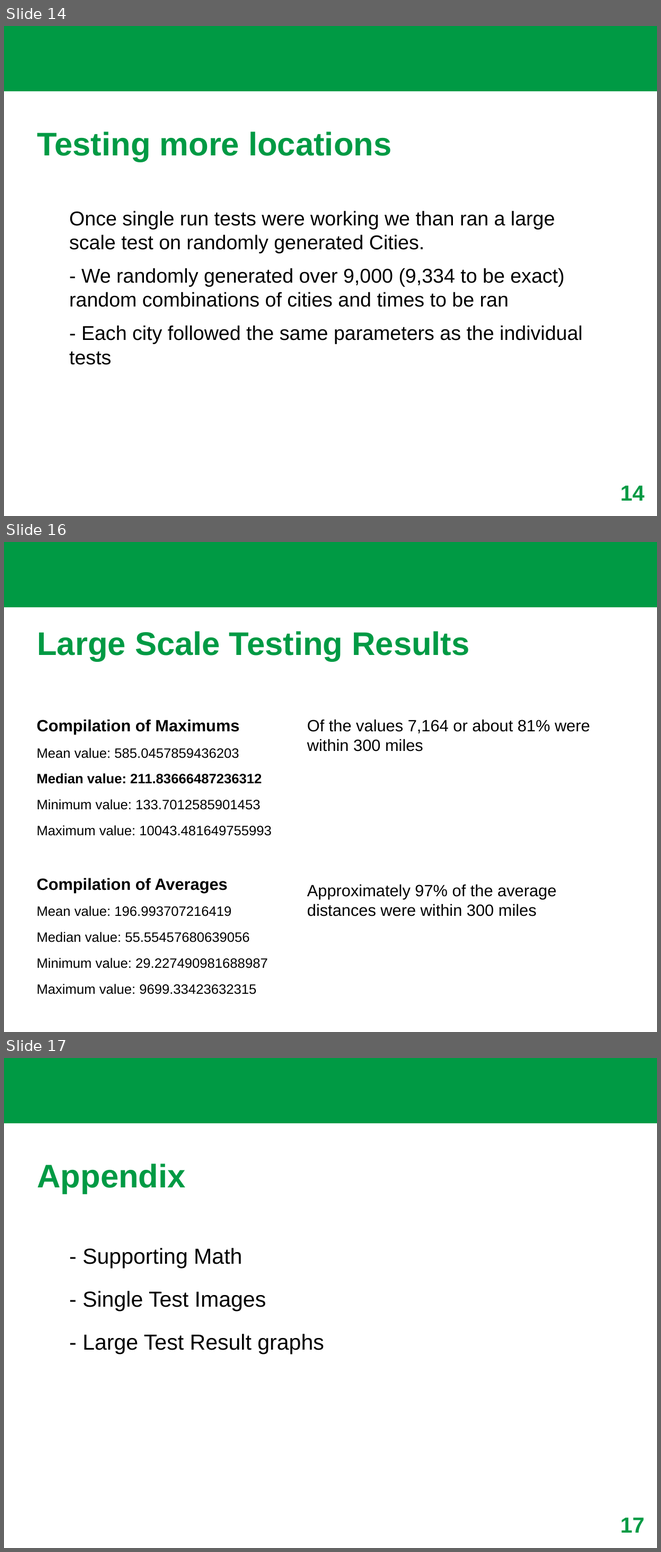
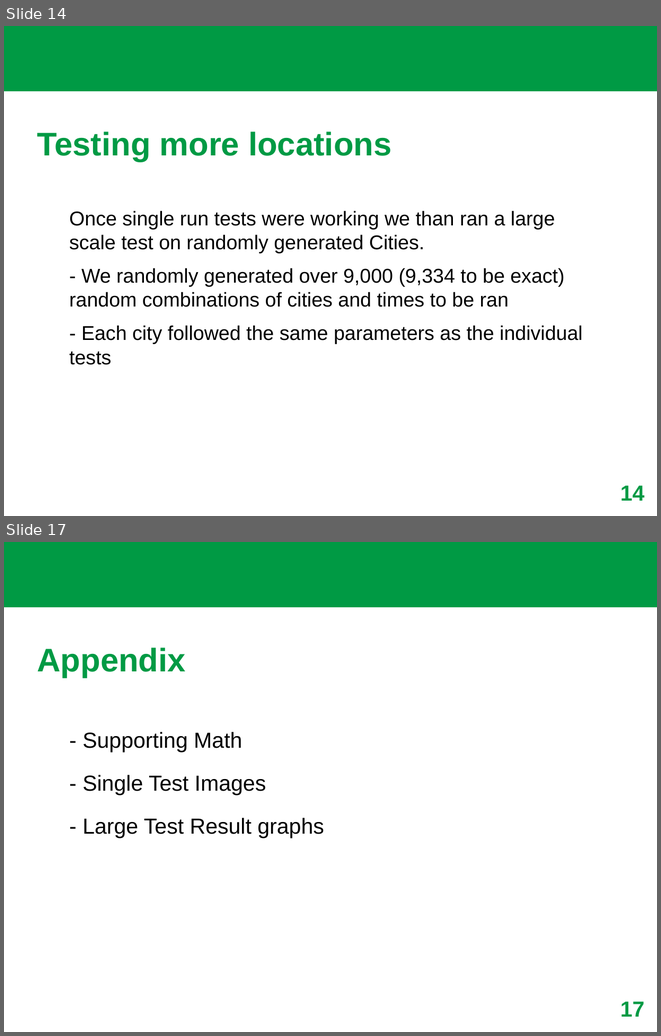
Before and after one commit to brownjordan317/sun_based_localization, a slide deck: Sun_check_algorithm/sun_based_loacalization.pptx. Shown one above the other, each under a label of ours: slides 14, 16 and 17 before the commit, slides 14 and 17 after it; the slides between them are not shown. The pictures are 661x1552 and 661x1036 pixels, drawn with LibreOffice and Linux fonts; fonts in the diff are those of the drawing; background and template pictures are left out. Boxes give left, top, right and bottom in pixels: in the first picture for what was removed or moved away, otherwise in the second. Text is boxed around its words. In the diff, an @@ line names an element or a change of style, - is before the commit and + after.

```diff
--- a/Sun_check_algorithm/sun_based_loacalization.pptx
+++ b/Sun_check_algorithm/sun_based_loacalization.pptx
@@ slide 16 removed at box(4, 542, 657, 1032), background picture (left out); not listed: 1 template element that a slide beside it also shows @@
@@ text removed at box(37, 631, 469, 661) @@
-Large Scale Testing Results
@@ text removed at box(37, 719, 272, 994) @@
-Compilation of Maximums
-Mean value: 585.0457859436203
-Median value: 211.83666487236312
-Minimum value: 133.7012585901453
-Maximum value: 10043.481649755993
-Compilation of Averages
-Mean value: 196.993707216419
-Median value: 55.55457680639056
-Minimum value: 29.227490981688987
-Maximum value: 9699.33423632315
@@ text removed at box(307, 719, 590, 916) @@
-Of the values 7,164 or about 81% were within 300 miles
-Approximately 97% of the average distances were within 300 miles
```
Also in this commit, not shown: 2 slides changed, 1 slide added, 15 other files.
